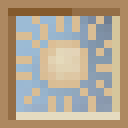
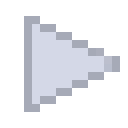
Two versions of the same layered image (128x128). Layer-by-layer changes:
added layer "图层 5" above "图层 6" over [24, 16, 120, 112]
added layer "图层 6" above "图层 1" over [32, 24, 104, 104]
hid "图层 1" over [0, 0, 128, 128]
hid "图层 4" over [8, 16, 112, 120]
hid "图层 2" over [0, 0, 128, 128]
hid "图层 3" over [0, 0, 128, 128]
